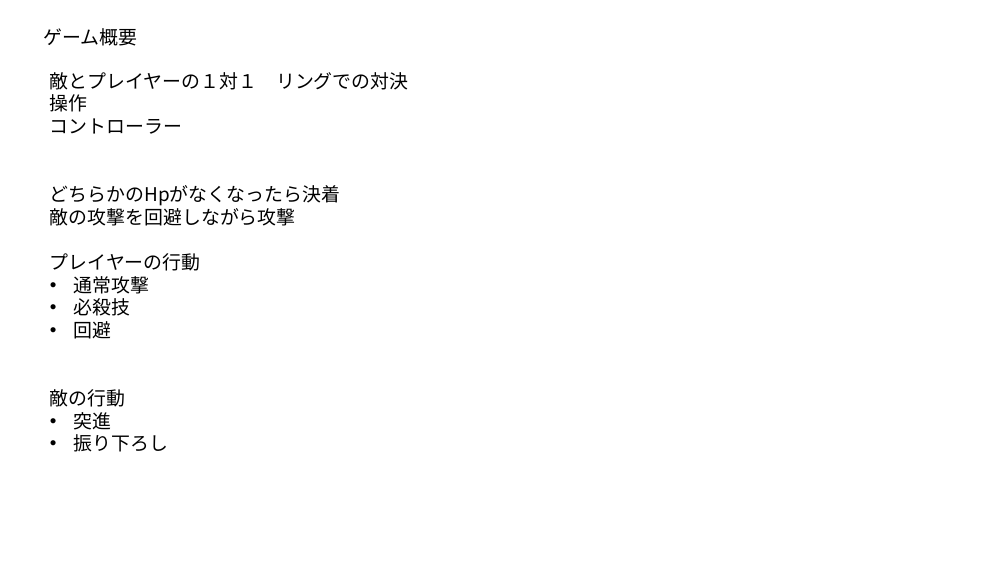
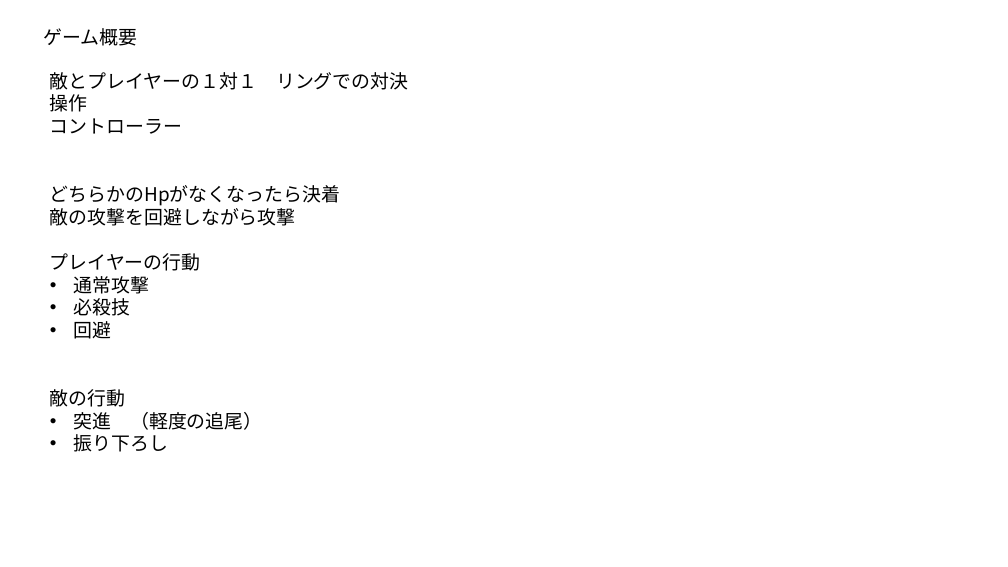
Before and after one commit to ryo-cpu/Camera, a slide deck: slide 4 of 概要書.pptx. Drawn at 1008x567 pixels with LibreOffice and Linux fonts; fonts in the diff are those of the drawing. Boxes give left, top, right and bottom in pixels: in the first picture for what was removed or moved away, otherwise in the second. Text is boxed around its words. In the diff, an @@ line names an element or a change of style, - is before the commit and + after.

```diff
--- a/概要書.pptx
+++ b/概要書.pptx
@@ text at (74, 412, 262, 430): text changed @@
-• 突進
+• 突進 （軽度の追尾）
```
Also in this commit, not shown: 4 other slides changed, 3 other files.
